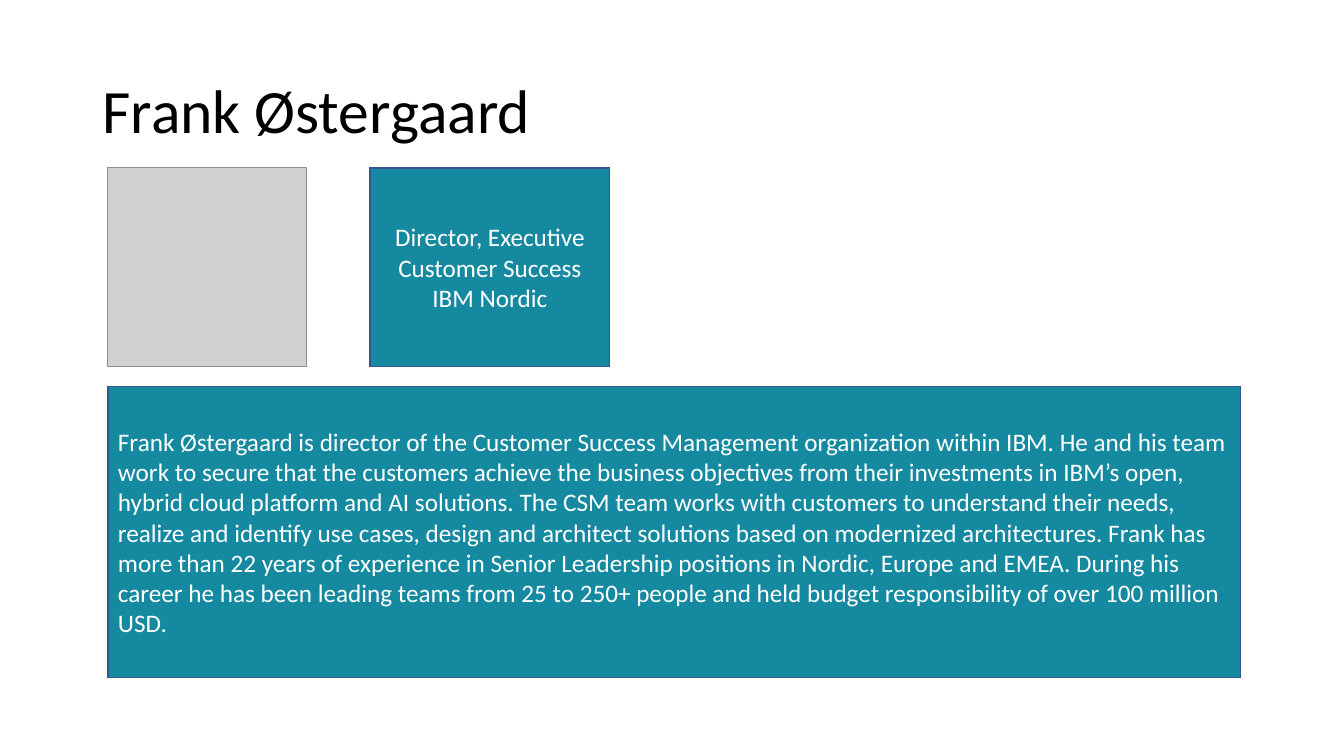
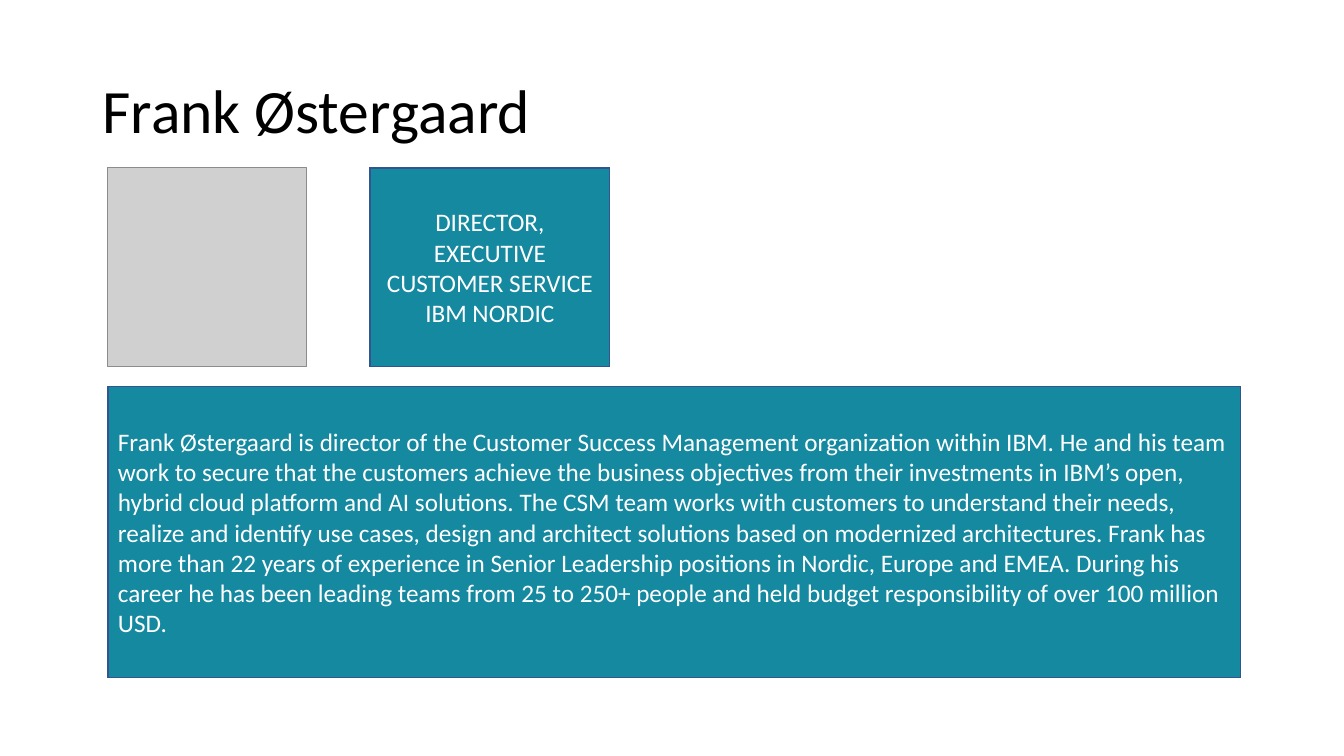
Before and after one commit to PetyaFerreiraDeveloper/sumondo, a slide deck: slide 6 of profiles/profiles.pptx (slide 5 before the commit). Drawn at 1344x756 pixels with LibreOffice and Linux fonts; fonts in the diff are those of the drawing; grey boxes stand for pictures. Boxes give left, top, right and bottom in pixels: in the first picture for what was removed or moved away, otherwise in the second. Text is boxed around its words. In the diff, an @@ line names an element or a change of style, - is before the commit and + after.

```diff
--- a/profiles/profiles.pptx
+++ b/profiles/profiles.pptx
@@ text in rectangle at [387,214,593,322]: text changed @@
-Director, Executive Customer Success IBM Nordic
+DIRECTOR, EXECUTIVE CUSTOMER SERVICE IBM NORDIC
```
Also in this commit, not shown: 5 other slides changed, 1 slide added, 5 other files.
